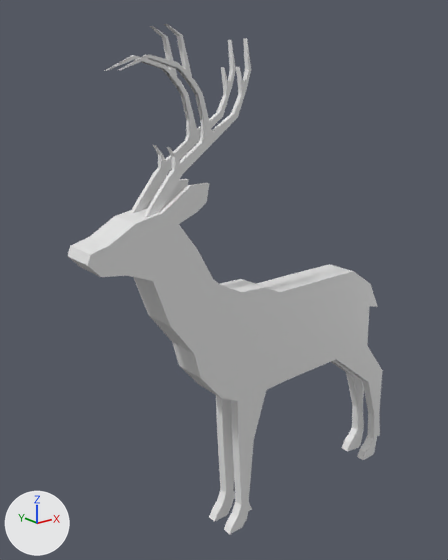
Before and after pictures for a commit that changed the Blender file Assets/Hirsch, realistisch.blend.
Camera for both pictures: a 50 mm lens placed at (-2.724, -2.999, 1.351), pointed at (-0.179, 0.182, 0.079). Arrows for +X, +Y and +Z are at lower left; the lights stay in place.
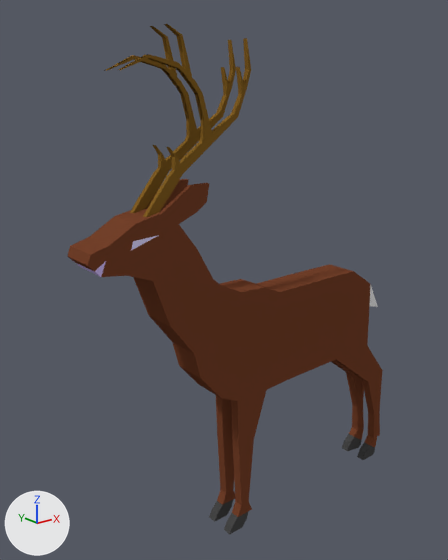
Boxes (x1, y1, x2, y2) around the edits, measured in the pictures (448 x 560 px):
part 1 of me_cube, built on: (69, 214, 179, 326) in both
part 2 of me_cube, recoloured (grey to brown): (68, 179, 383, 517) in both
part 3 of me_cube, recoloured (grey to brown): (104, 24, 251, 217) in both
part 4 of me_cube, recoloured: (209, 434, 375, 535) in both

Edits to the bpy script that builds the scene:
```text
Add mat_augen:
    mat_augen = diffuse_material('Augen')
    mat_augen.base_color = (0.729, 0.681, 1.0)  # white #ded7ff
Add mat_füße:
    mat_füße = diffuse_material('Füße')
    mat_füße.base_color = (0.0637, 0.0637, 0.0637)  # dark grey #474747
Add mat_maul:
    mat_maul = diffuse_material('Maul')
    mat_maul.base_color = (0.615, 0.487, 0.911)  # purple #ceb9f5
Add mat_fell:
    mat_fell = diffuse_material('Fell')
    mat_fell.base_color = (0.173, 0.0528, 0.0236)  # brown #73412a
Add mat_schwanz:
    mat_schwanz = diffuse_material('Schwanz')
    mat_schwanz.base_color = (0.8, 0.8, 0.8)  # white #e7e7e7
Add mat_geweih:
    mat_geweih = diffuse_material('Geweih')
    mat_geweih.base_color = (0.22, 0.112, 0.0175)  # brown #815e24
Change me_cube:
    used by ob_cube; location = (-0.3, 0.0, -0.3); scale = (0.145, 0.101, 0.362)
    remove me_cube.from_pydata(...)  # 836 vertices, 857 faces; spans x -7.1..11.2, y -1.2..1.2, z -3.9..5.4
    add me_cube.from_pydata(...)  # 851 vertices, 869 faces; spans x -7.1..11.2, y -1.2..1.2, z -3.9..5.4
    me_cube part 1
    15 faces are deleted
    15 vertices are added at x -6.9..-4.0, y -1.2..1.2, z 2.0..2.4
    17 new faces join them, mat_fell (brown #74412a)
    8 new faces join them, mat_maul (purple #ceb9f5)
    2 new faces join them, mat_augen (white #ded7ff)
    me_cube part 2: 327 faces spanning x -7.1..11.2, y -1.2..1.2, z -3.8..3.1 switch from mat_material (white #e7e7e7) to mat_fell (brown #74412a)
    me_cube part 3: 446 faces spanning x -5.3..0.8, y -0.9..0.9, z 2.6..5.4 switch from mat_material (white #e7e7e7) to mat_geweih (brown #815e24)
    me_cube part 4: 54 faces spanning x -0.5..10.8, y -1.2..1.2, z -3.9..-3.6 switch from mat_material (white #e7e7e7) to mat_füße (dark grey #474747)
    add me_cube.materials.append(mat_schwanz)  # white #e7e7e7
    add me_cube.materials.append(mat_augen)  # white #ded7ff
    add me_cube.materials.append(mat_maul)  # purple #ceb9f5
```
